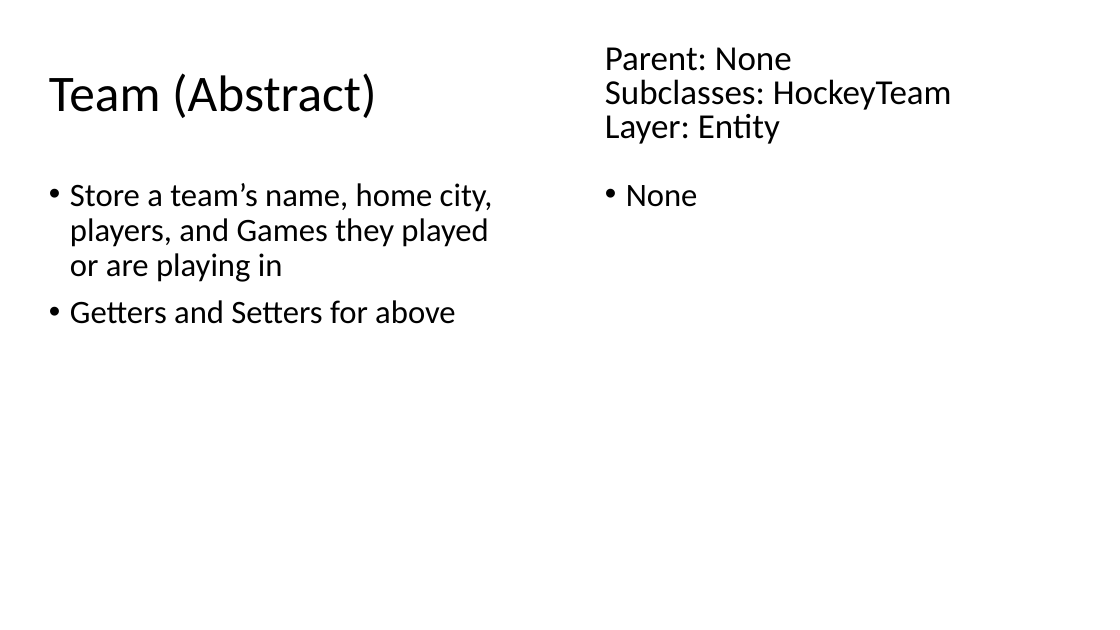
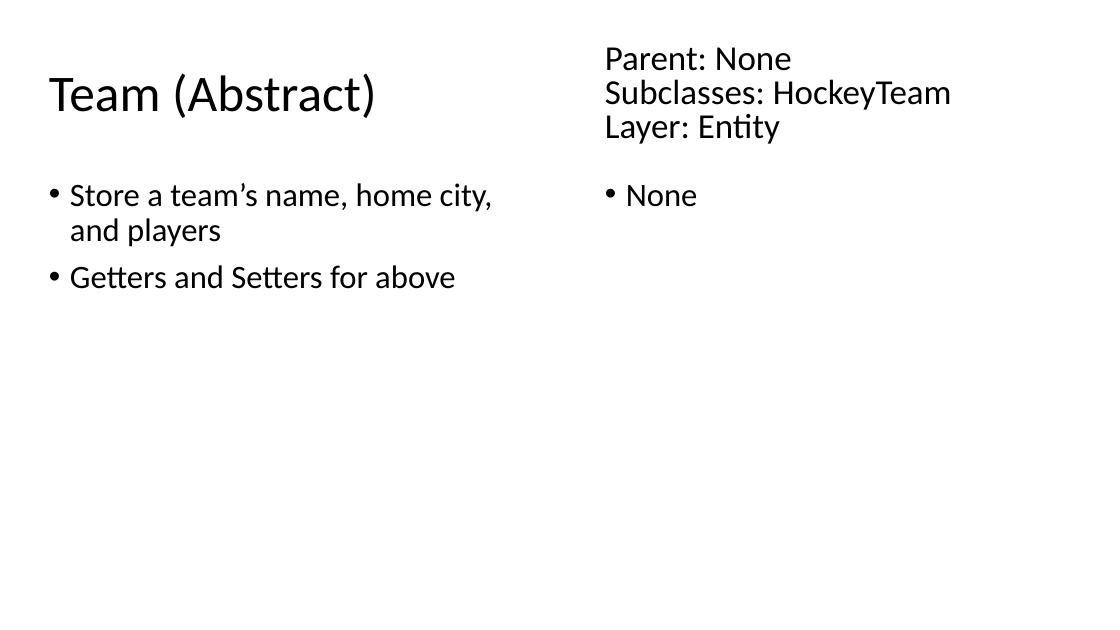
Before and after one commit to CSC207-UofT/course-project-sports-agents, a slide deck: slide 15 of IsaiahCRC.pptx (slide 12 before the commit). Drawn at 1120x630 pixels with LibreOffice and Linux fonts; fonts in the diff are those of the drawing. Boxes give left, top, right and bottom in pixels: in the first picture for what was removed or moved away, otherwise in the second. Text is boxed around its words. In the diff, an @@ line names an element or a change of style, - is before the commit and + after.

```diff
--- a/IsaiahCRC.pptx
+++ b/IsaiahCRC.pptx
@@ text at [70, 183, 493, 247]: text changed @@
-• Store a team’s name, home city, players, and Games they played or are playing in
+• Store a team’s name, home city, and players
```
Also in this commit, not shown: 9 other slides changed, 5 slides added.
